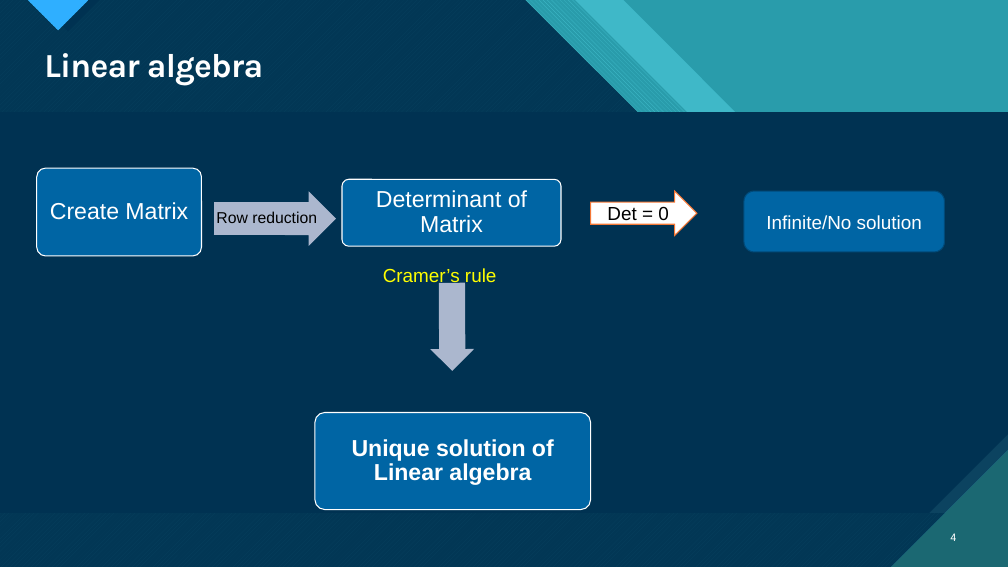
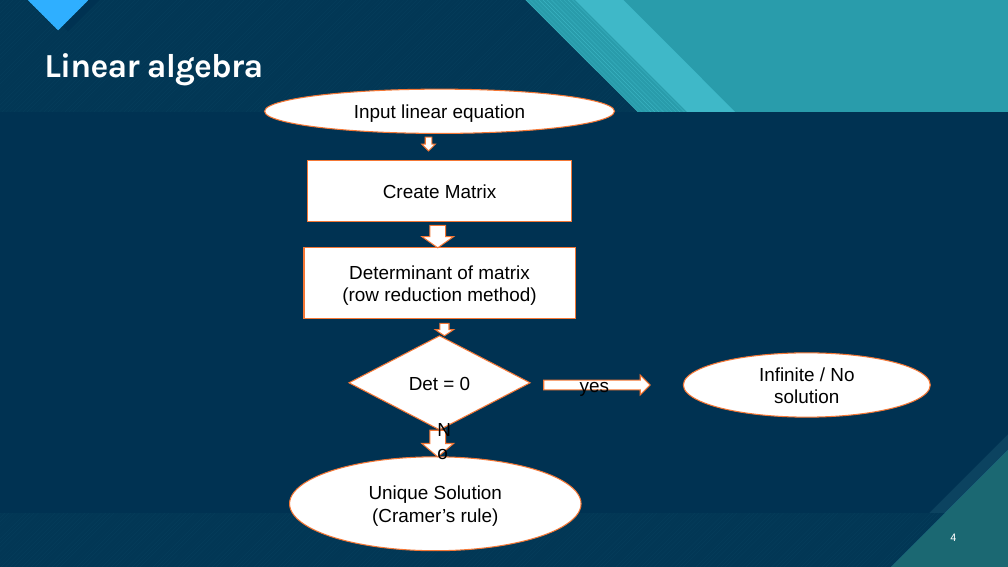
Before and after one commit to mdSakibAlHasan/SPL-1, a slide deck: slide 4 of Slide.pptx. Drawn at 1008x567 pixels with LibreOffice and Linux fonts; fonts in the diff are those of the drawing. Boxes give left, top, right and bottom in pixels: in the first picture for what was removed or moved away, otherwise in the second. Text is boxed around its words. In the diff, an @@ line names an element or a change of style, - is before the commit and + after.

```diff
--- a/Slide.pptx
+++ b/Slide.pptx
@@ ellipse added at box(265, 89, 615, 134), fill #FFFFFF, outline #F47735 1 pt, 18 pt, text #000000 @@
+Input linear equation
@@ down arrow added at box(422, 138, 436, 151), fill #FFFFFF, outline #F47735 1 pt @@
@@ rectangle "Create Matrix": place and size @@
-rectangle "Create Matrix" at box(50, 202, 188, 220)
+rectangle "Create Matrix" at box(308, 160, 571, 222)
@@ rectangle "Create Matrix" at box(308, 160, 571, 222): size 22 to 18 pt, text colour #FFFFFF to #000000; line spacing 0.9 to 1; less space between paragraphs; fill none to #FFFFFF; outline none to #F47735 1 pt @@
@@ down arrow added at box(422, 225, 454, 248), fill #FFFFFF, outline #F47735 1 pt @@
@@ rectangle added at box(304, 247, 575, 319), fill #FFFFFF, outline #F47735 1 pt, 18 pt, text #000000 @@
+Determinant of matrix
+(row reduction method)
@@ text removed at box(383, 268, 497, 286) @@
-Cramer’s rule
@@ down arrow added at box(436, 324, 454, 336), fill #FFFFFF, outline #F47735 1 pt @@
@@ diamond "Det = 0": place and size @@
-diamond "Det = 0" at box(591, 191, 697, 236)
+diamond "Det = 0" at box(349, 336, 531, 430)
@@ diamond "Det = 0" at box(349, 336, 531, 430): right arrow to diamond @@
@@ ellipse "Infinite / No solution": place and size @@
-ellipse "Infinite / No solution" at box(744, 191, 944, 253)
+ellipse "Infinite / No solution" at box(684, 353, 931, 417)
@@ ellipse "Infinite / No solution" at box(684, 353, 931, 417): rounded rectangle to ellipse; fill #0065A4 to #FFFFFF; outline #004B79 1 pt to #F47735 1 pt @@
@@ right arrow added at box(544, 375, 650, 395), fill #FFFFFF, outline #F47735 1 pt, 18 pt, text #000000 @@
+yes
@@ text in ellipse at box(759, 367, 854, 404): text changed; text colour #FFFFFF to #000000 @@
-Infinite/No solution
+Infinite / No solution
@@ group removed at box(37, 168, 591, 510): 3 rounded rectangles, 3 texts, 2 right arrows @@
-Row reduction
-Determinant of Matrix
-Unique solution of Linear algebra
@@ down arrow added at box(422, 430, 454, 457), fill #FFFFFF, outline #F47735 1 pt, 18 pt, text #000000 @@
+No
@@ ellipse added at box(290, 457, 582, 551), fill #FFFFFF, outline #F47735 1 pt, 18 pt, text #000000 @@
+Unique Solution
+(Cramer’s rule)
```
